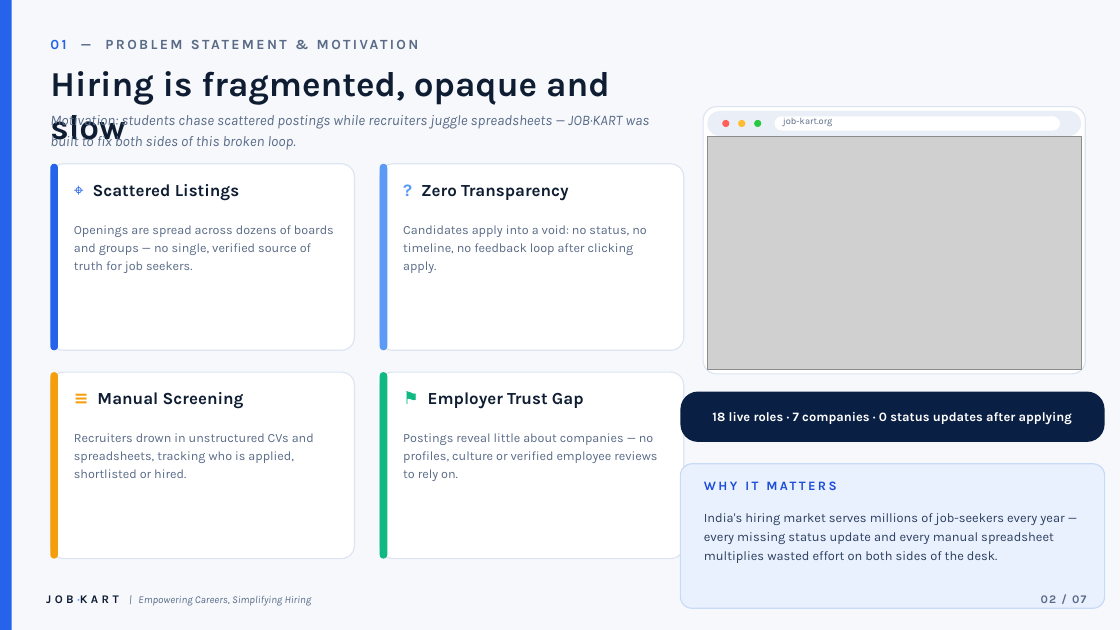
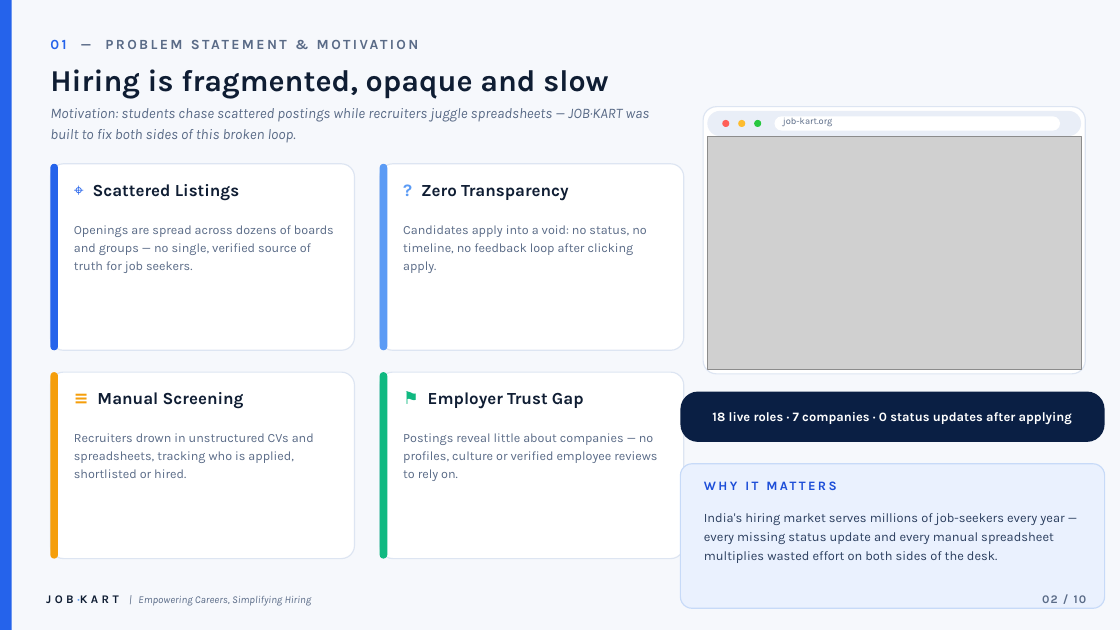
Before and after one commit to Ishuu278/JOB-KART, a slide deck: slide 2 of JOB-KART-Presentation.pptx. Drawn at 1120x630 pixels with LibreOffice and Linux fonts; fonts in the diff are those of the drawing; grey boxes stand for pictures. Boxes give left, top, right and bottom in pixels: in the first picture for what was removed or moved away, otherwise in the second. Text is boxed around its words. In the diff, an @@ line names an element or a change of style, - is before the commit and + after.

```diff
--- a/JOB-KART-Presentation.pptx
+++ b/JOB-KART-Presentation.pptx
@@ text "Hiring is fragmented, opaque and ..." at (x1=50, y1=69, x2=608, y2=99): size 30 to 26 pt @@
@@ text "Motivation: students chase scattered postings ..." moved from (x1=50, y1=115, x2=650, y2=149) to (x1=50, y1=108, x2=650, y2=142) @@
@@ text at (x1=1042, y1=595, x2=1087, y2=603): text changed @@
-02 / 07
+02 / 10
```
Also in this commit, not shown: 5 other slides changed, 4 slides added, 1 slide removed, 51 other files.
